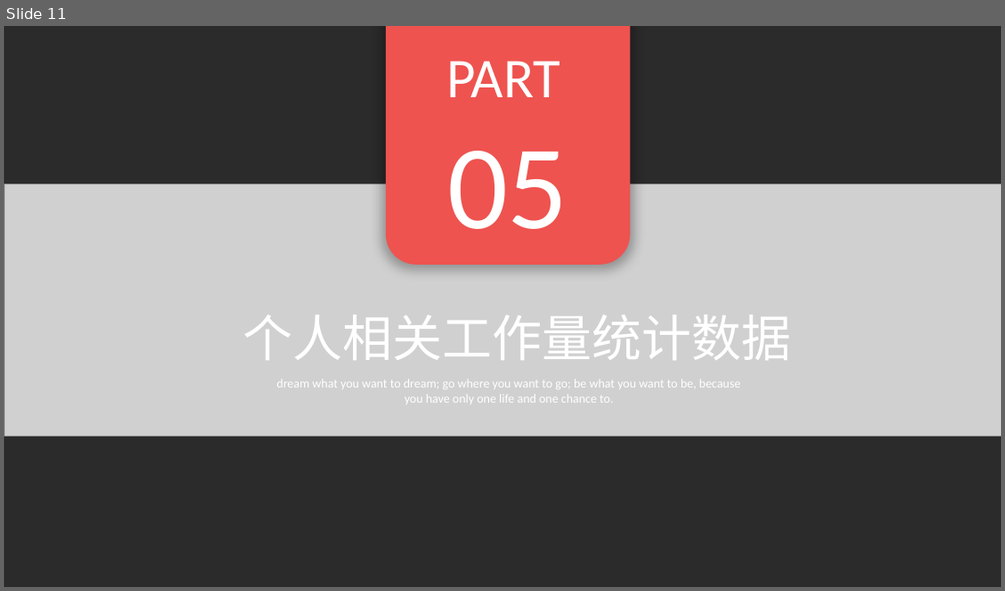
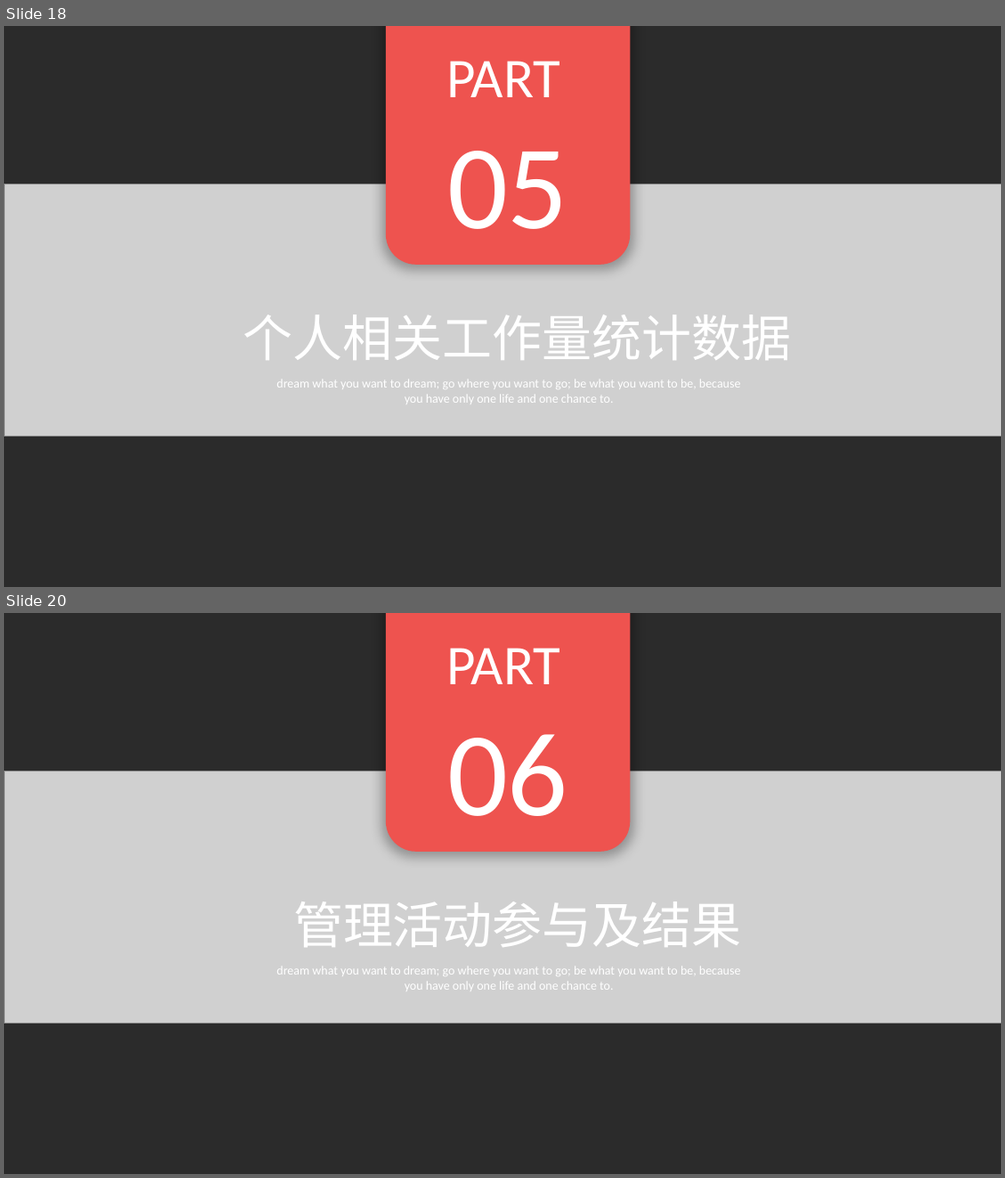
Before and after one commit to EnInternalChat/se2017, a slide deck: doc/个人汇报-焦点.pptx. Shown one above the other, each under a label of ours: slide 11 before the commit, slides 18 and 20 after it; the slides between them are not shown. The pictures are 1005x591 and 1005x1178 pixels, drawn with LibreOffice and Linux fonts; fonts in the diff are those of the drawing; grey boxes stand for pictures; background and template pictures are left out; a plain dark background stands for a picture behind light text. Boxes give left, top, right and bottom in pixels: in the first picture for what was removed or moved away, otherwise in the second. Text is boxed around its words. In the diff, an @@ line names an element or a change of style, - is before the commit and + after.

```diff
--- a/doc/个人汇报-焦点.pptx
+++ b/doc/个人汇报-焦点.pptx
@@ slide 20 added at (4,613,1001,1174), background picture (left out) @@
@@ rounded rectangle added at (386,613,631,851), fill #EE534F, 54 pt, text #FFFFFF @@
+PART
+06
@@ picture added at (4,771,1001,1022) @@
@@ text added at (293,901,742,947), 48 pt, text #FFFFFF @@
+管理活动参与及结果
@@ text added at (276,966,741,990), 12 pt, text #FFFFFF @@
+dream what you want to dream; go where you want to go; be what you want to be, because you have only one life and one chance to.
@@ what was slide 11 is now slide 18 @@
```
Also in this commit, not shown: 4 slides changed, 8 other slides added.
